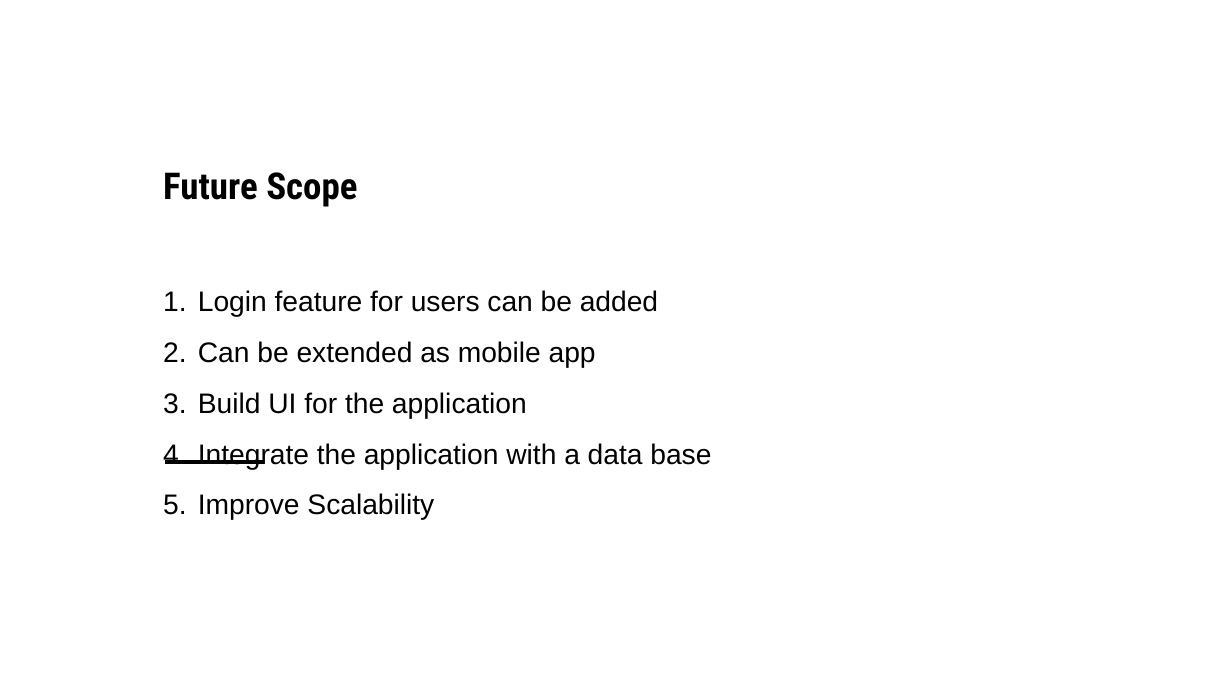
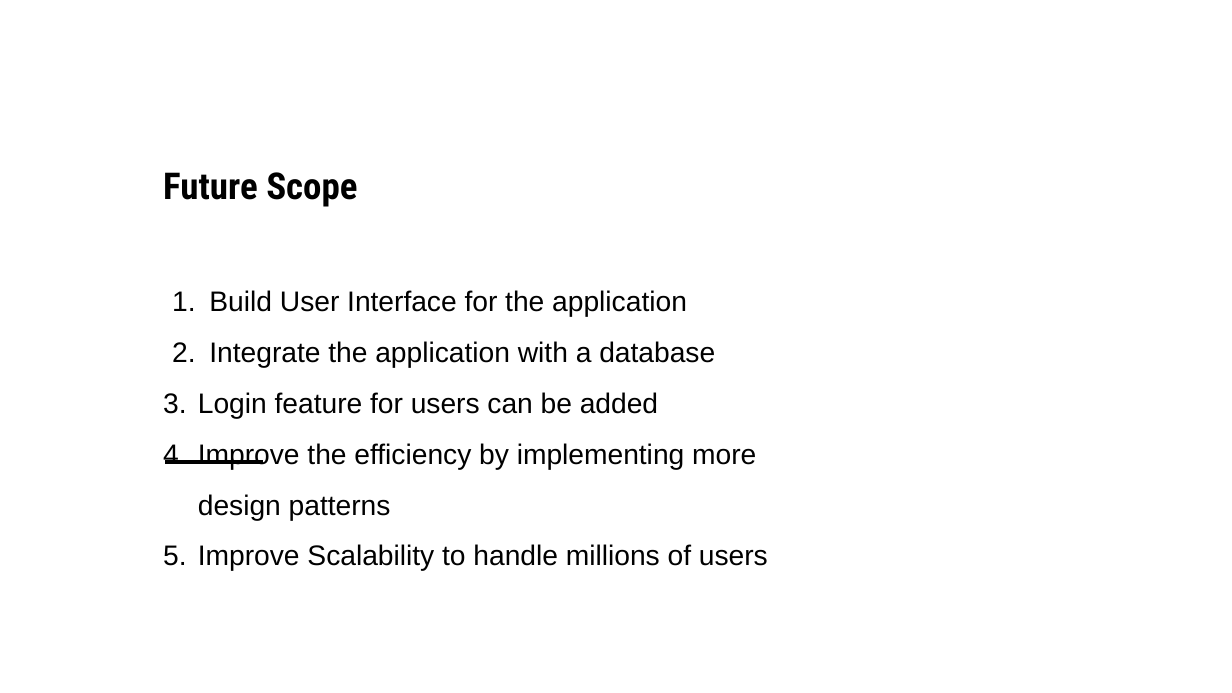
Before and after one commit to varun07neu/CSYE_7374_Project, a slide deck: slide 17 of RestaurantManagement.pptx (slide 16 before the commit). Drawn at 1232x693 pixels with LibreOffice and Linux fonts; fonts in the diff are those of the drawing; background and template pictures are left out. Boxes give left, top, right and bottom in pixels: in the first picture for what was removed or moved away, otherwise in the second. Text is boxed around its words. In the diff, an @@ line names an element or a change of style, - is before the commit and + after.

Commit message:
Modified PPT

```diff
--- a/RestaurantManagement.pptx
+++ b/RestaurantManagement.pptx
@@ text at (x1=209, y1=290, x2=715, y2=368): paragraphs added @@
+1. Build User Interface for the application
+2. Integrate the application with a database
@@ text at (x1=198, y1=443, x2=768, y2=571): text changed @@
-2. Can be extended as mobile app
-3. Build UI for the application
-4. Integrate the application with a data base
-5. Improve Scalability
+4. Improve the efficiency by implementing more design patterns
+5. Improve Scalability to handle millions of users
```
Also in this commit, not shown: 1 slide added.
